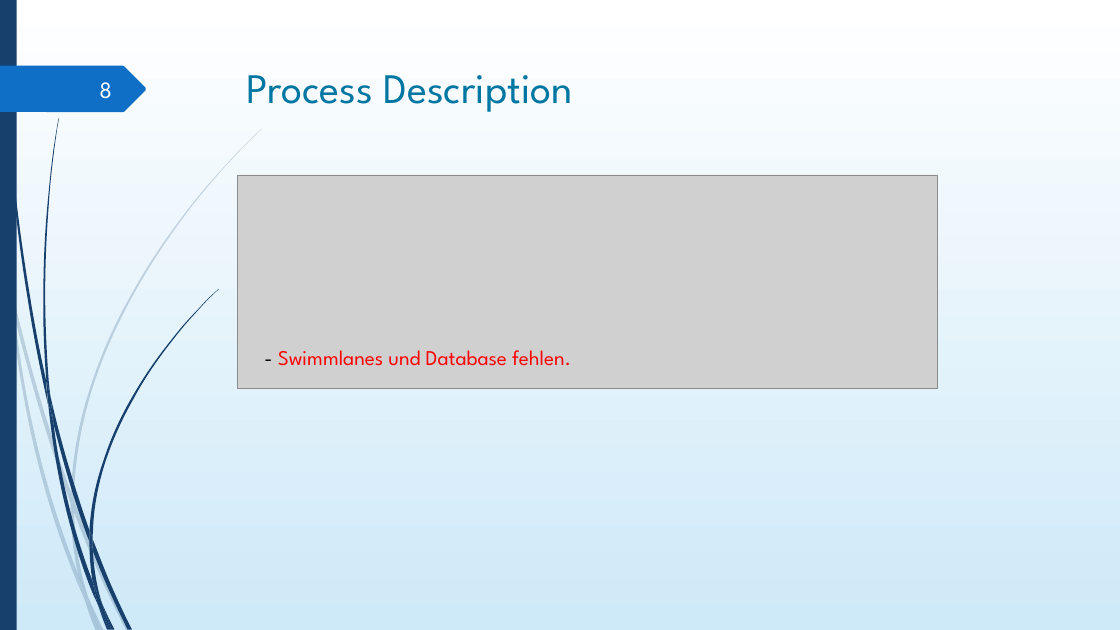
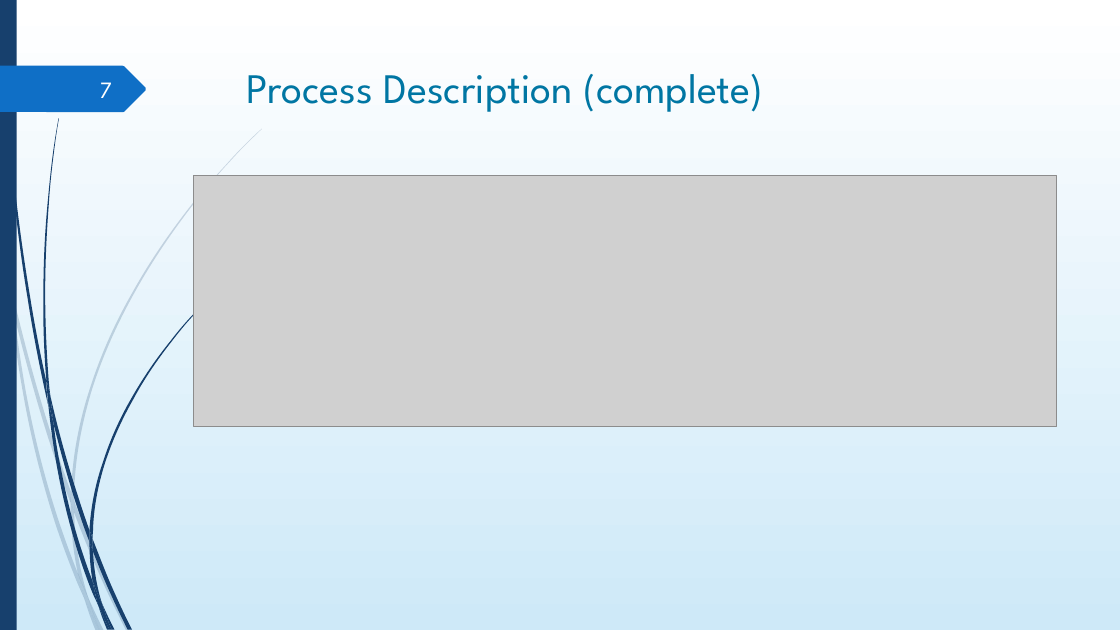
Before and after one commit to DigiBP/digibp-monterosa, a slide deck: slide 7 of Submission Documents/DBP_presentation.pptx (slide 8 before the commit). Drawn at 1120x630 pixels with LibreOffice and Linux fonts; fonts in the diff are those of the drawing; grey boxes stand for pictures; background and template pictures are left out. Boxes give left, top, right and bottom in pixels: in the first picture for what was removed or moved away, otherwise in the second. Text is boxed around its words. In the diff, an @@ line names an element or a change of style, - is before the commit and + after.

```diff
--- a/Submission Documents/DBP_presentation.pptx
+++ b/Submission Documents/DBP_presentation.pptx
@@ page number at [100,82,112,98]: text changed @@
-8
+7
@@ title at [247,74,763,112]: text changed @@
-Process Description
+Process Description (complete)
@@ picture: place and size @@
-picture at [238,175,938,388]
+picture at [194,175,1058,426]
@@ text removed at [278,350,571,366] @@
-- Swimmlanes und Database fehlen.
```
Also in this commit, not shown: 6 other slides changed, 3 slides added, 3 slides removed, 4 other files.
